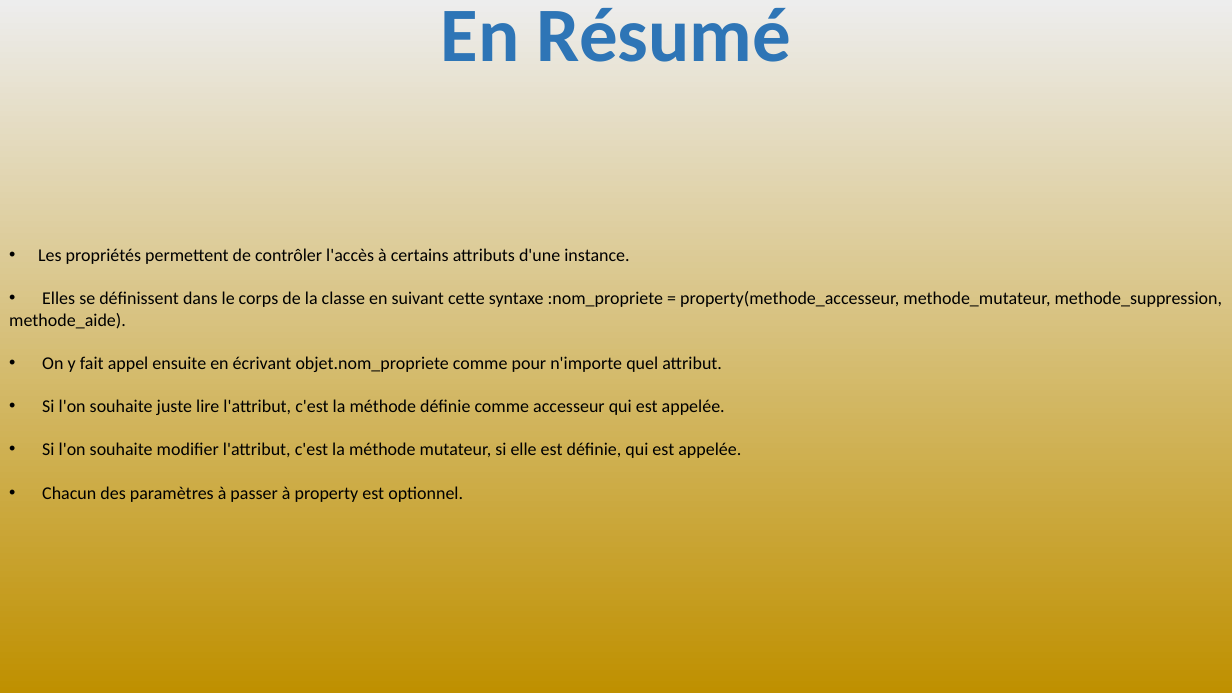
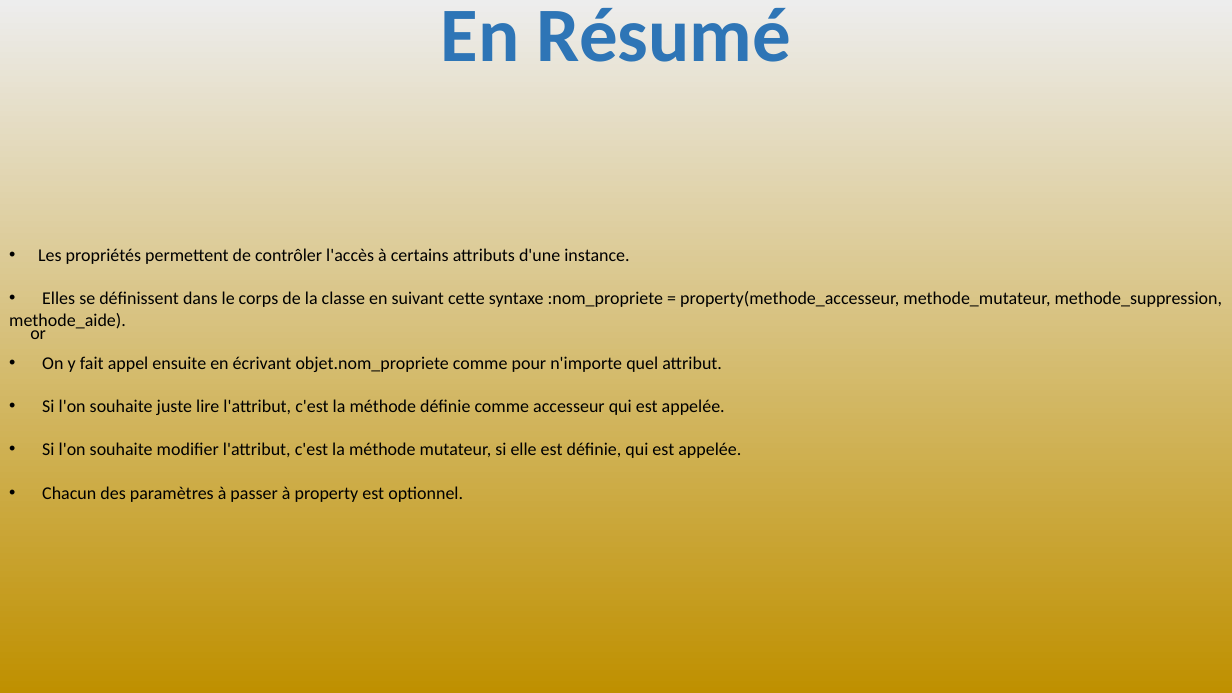
Before and after one commit to julienPalleau/PythonDoc, a slide deck: slide 147 of Python-resume.pptx (slide 135 before the commit). Drawn at 1232x693 pixels with LibreOffice and Linux fonts; fonts in the diff are those of the drawing. Boxes give left, top, right and bottom in pixels: in the first picture for what was removed or moved away, otherwise in the second. Text is boxed around its words. In the diff, an @@ line names an element or a change of style, - is before the commit and + after.

```diff
--- a/Python-resume.pptx
+++ b/Python-resume.pptx
@@ text added at box(30, 324, 46, 339), 14 pt, text #000000 @@
+or
```
Also in this commit, not shown: 11 other slides changed, 13 slides added.
